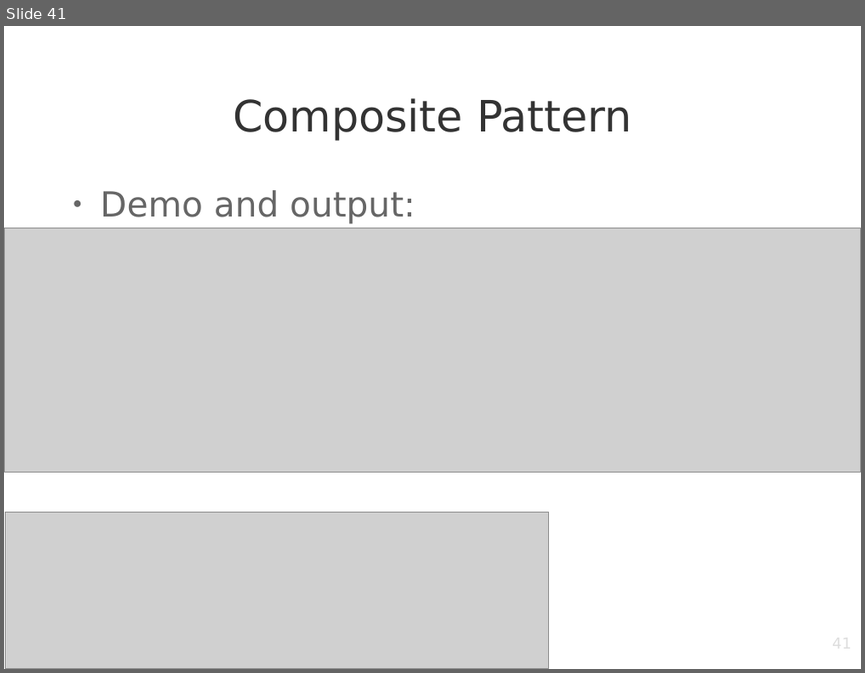
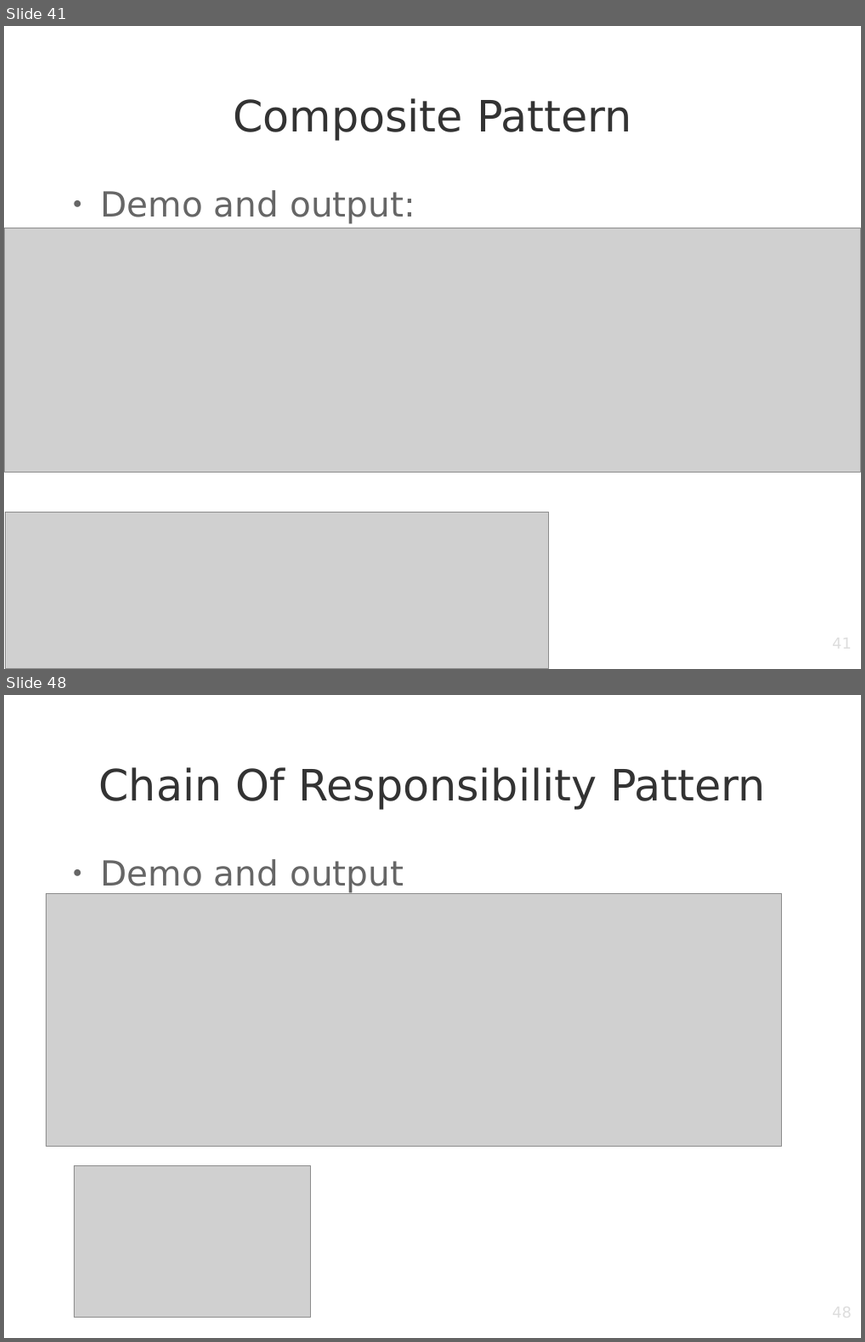
Before and after one commit to hatrunguet98/application-demo-java, a slide deck: DesignPattern.odp. Shown one above the other, each under a label of ours: slide 41 before the commit, slides 41 and 48 after it; the slides between them are not shown. The pictures are 865x673 and 865x1342 pixels, drawn with LibreOffice and Linux fonts; fonts in the diff are those of the drawing; grey boxes stand for pictures; background and template pictures are left out. Boxes give left, top, right and bottom in pixels: in the first picture for what was removed or moved away, otherwise in the second. Text is boxed around its words. In the diff, an @@ line names an element or a change of style, - is before the commit and + after.

```diff
--- a/DesignPattern.odp
+++ b/DesignPattern.odp
@@ slide 48 added at (x1=4, y1=695, x2=861, y2=1338), background picture (left out) @@
@@ title added at (x1=99, y1=767, x2=765, y2=810), 40 pt, text #333333 @@
+Chain Of Responsibility Pattern
@@ text added at (x1=100, y1=859, x2=404, y2=893), 32 pt, text #666666 @@
+● Demo and output
@@ picture added at (x1=46, y1=893, x2=782, y2=1146) @@
@@ picture added at (x1=74, y1=1165, x2=310, y2=1317) @@
@@ page number added at (x1=653, y1=1303, x2=852, y2=1338), 14 pt, text #DDDDDD @@
+48
```
Also in this commit, not shown: 2 slides changed, 6 other slides added, 17 other files.
